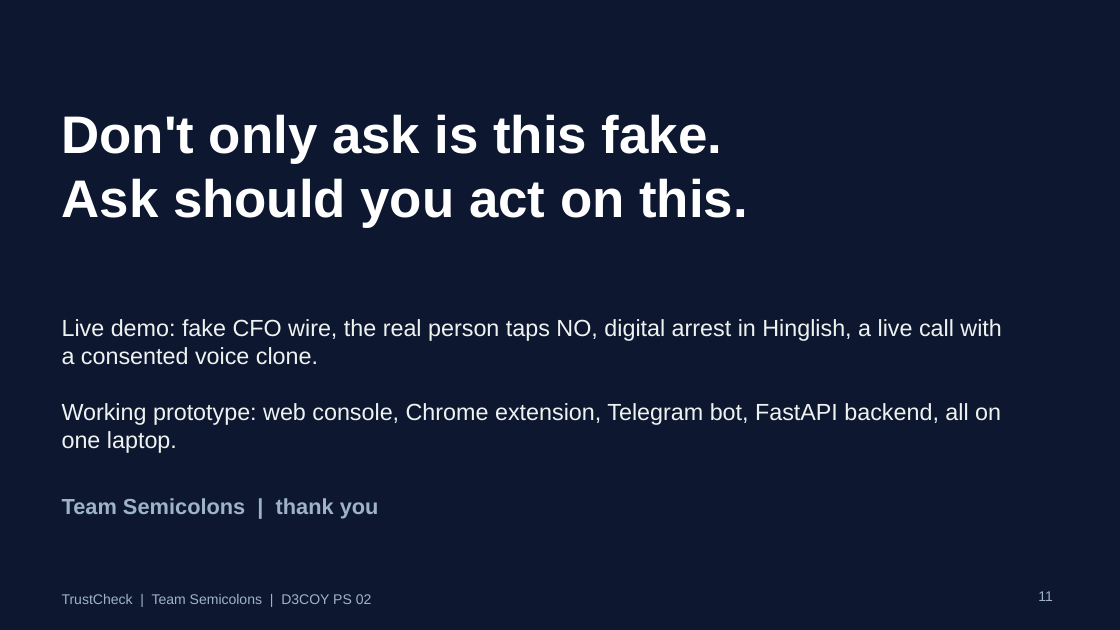
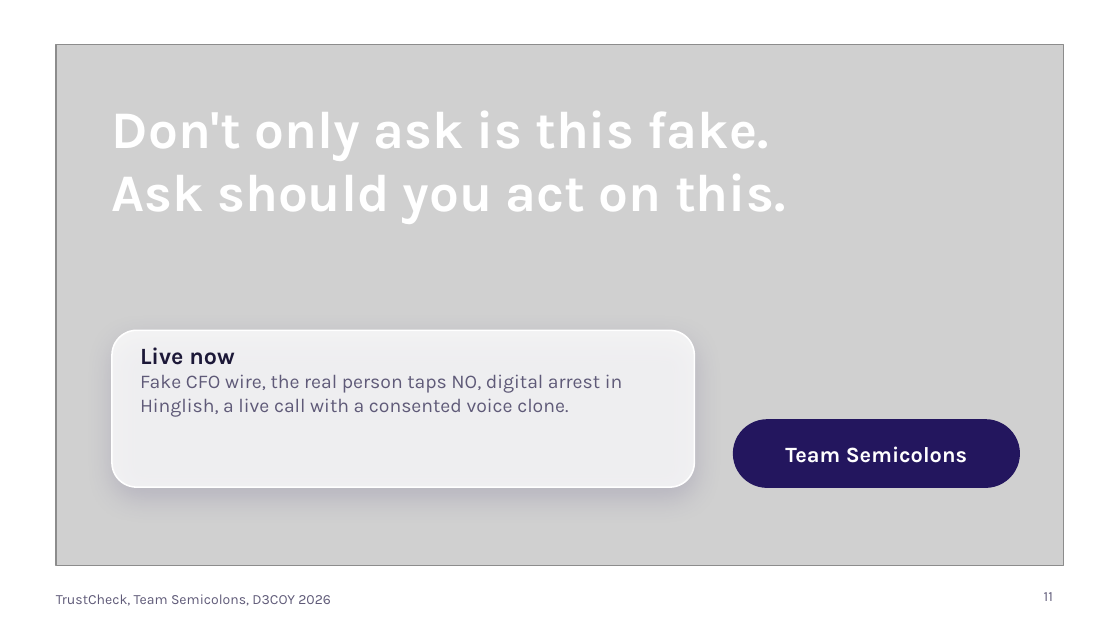
Before and after one commit to D3C0Y-1-0/Semicolons_D3C0Y_DhruvPatel, a slide deck: slide 11 of docs/TrustCheck_pitch.pptx. Drawn at 1120x630 pixels with LibreOffice and Linux fonts; fonts in the diff are those of the drawing; grey boxes stand for pictures; background and template pictures are left out. Boxes give left, top, right and bottom in pixels: in the first picture for what was removed or moved away, otherwise in the second. Text is boxed around its words. In the diff, an @@ line names an element or a change of style, - is before the commit and + after.

```diff
--- a/docs/TrustCheck_pitch.pptx
+++ b/docs/TrustCheck_pitch.pptx
@@ background #0D1730 to picture (left out) @@
@@ picture added at (x1=56, y1=45, x2=1064, y2=566) @@
@@ text "Don't only ask is this ..." moved from (x1=62, y1=114, x2=747, y2=227) to (x1=112, y1=111, x2=785, y2=224) @@
@@ text "Don't only ask is this ..." at (x1=112, y1=111, x2=785, y2=224): font Arial to Karla @@
@@ rounded rectangle added at (x1=112, y1=330, x2=694, y2=487), fill #FFFFFF at 78% opacity, outline #FFFFFF 1 pt @@
@@ text at (x1=140, y1=347, x2=623, y2=417): text changed; size 15 to 12.5 pt; font Arial to Karla; text colour #EEF3F1 to #5F5A78 @@
-Live demo: fake CFO wire, the real person taps NO, digital arrest in Hinglish, a live call with a consented voice clone.
-Working prototype: web console, Chrome extension, Telegram bot, FastAPI backend, all on one laptop.
+Live now
+Fake CFO wire, the real person taps NO, digital arrest in Hinglish, a live call with a consented voice clone.
@@ text "Team Semicolons" at (x1=785, y1=446, x2=967, y2=463): vertical alignment top to middle @@
@@ rounded rectangle added at (x1=734, y1=420, x2=1019, y2=487), fill #23165E, outline #23165E 1 pt @@
@@ text at (x1=785, y1=446, x2=967, y2=463): text changed; font Arial to Karla; text colour #9FB3C8 to #FFFFFF @@
-Team Semicolons | thank you
+Team Semicolons
@@ text at (x1=56, y1=594, x2=331, y2=606): text changed; font Arial to Karla; text colour #9FB3C8 to #5F5A78 @@
-TrustCheck | Team Semicolons | D3COY PS 02
+TrustCheck, Team Semicolons, D3COY 2026
@@ page number at (x1=1044, y1=592, x2=1053, y2=601): font Arial to Karla, text colour #9FB3C8 to #5F5A78 @@
```
Also in this commit, not shown: 8 other slides changed, 2 slides added, 2 slides removed, 1 other file.
